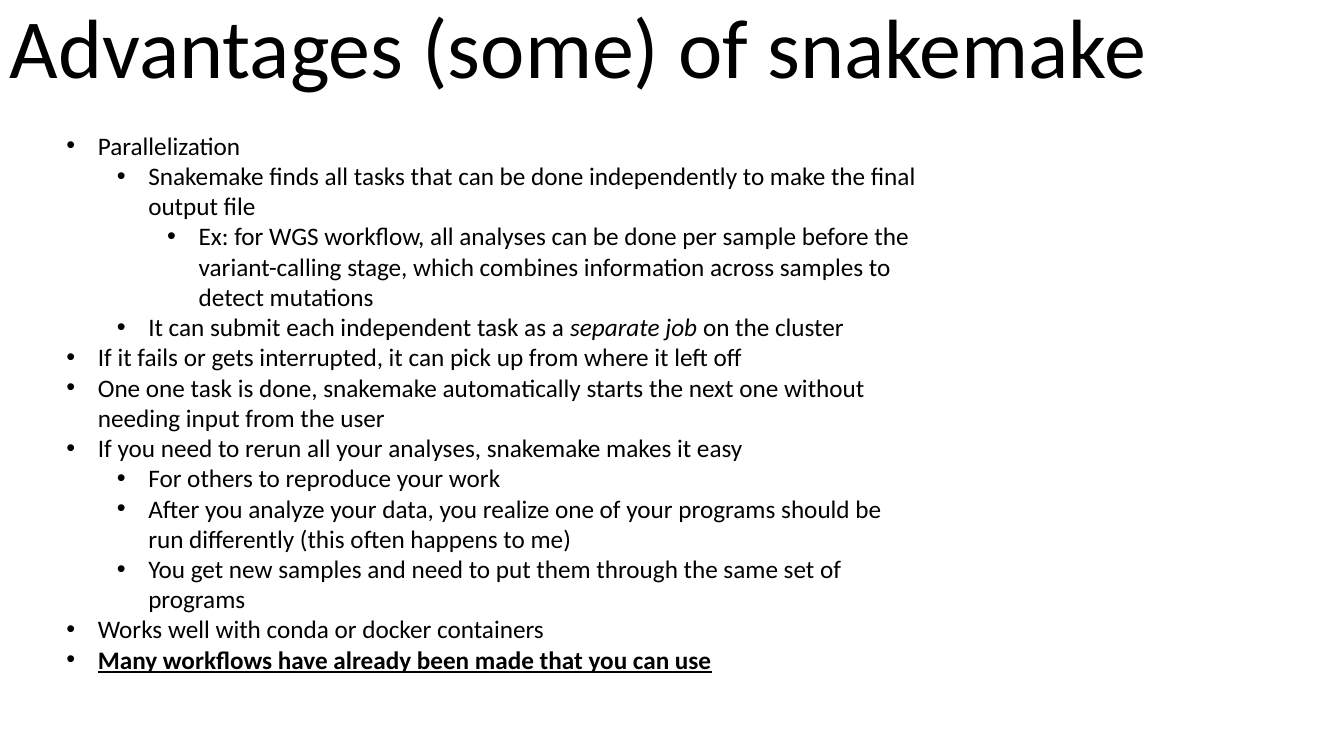
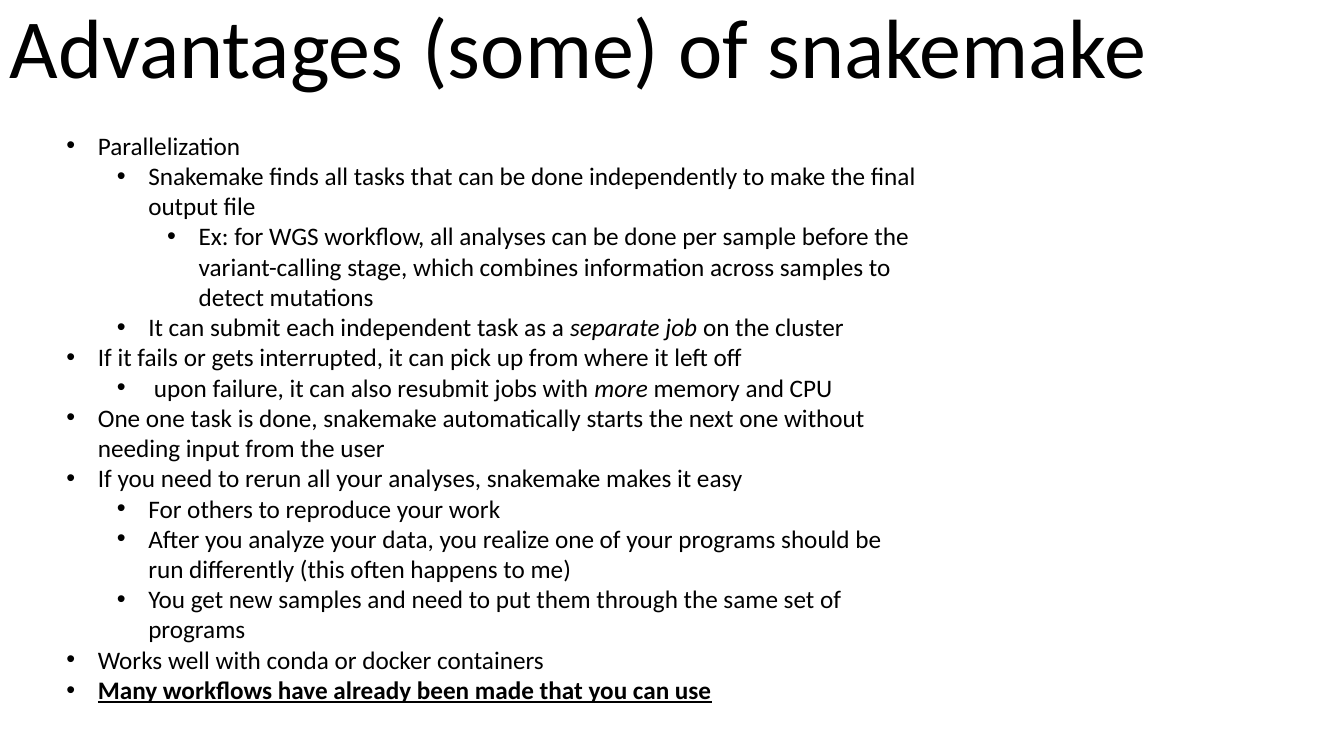
Before and after one commit to brian-arnold/intro_compbio_workflows_2024, a slide deck: slide 15 of slides/part2_snakemake.pptx. Drawn at 1344x756 pixels with LibreOffice and Linux fonts; fonts in the diff are those of the drawing. Boxes give left, top, right and bottom in pixels: in the first picture for what was removed or moved away, otherwise in the second. Text is boxed around its words. In the diff, an @@ line names an element or a change of style, - is before the commit and + after.

```diff
--- a/slides/part2_snakemake.pptx
+++ b/slides/part2_snakemake.pptx
@@ text at [154,379,833,402]: paragraph added @@
+  • upon failure, it can also resubmit jobs with more memory and CPU
```
Also in this commit, not shown: 2 other slides changed, 2 other files.
